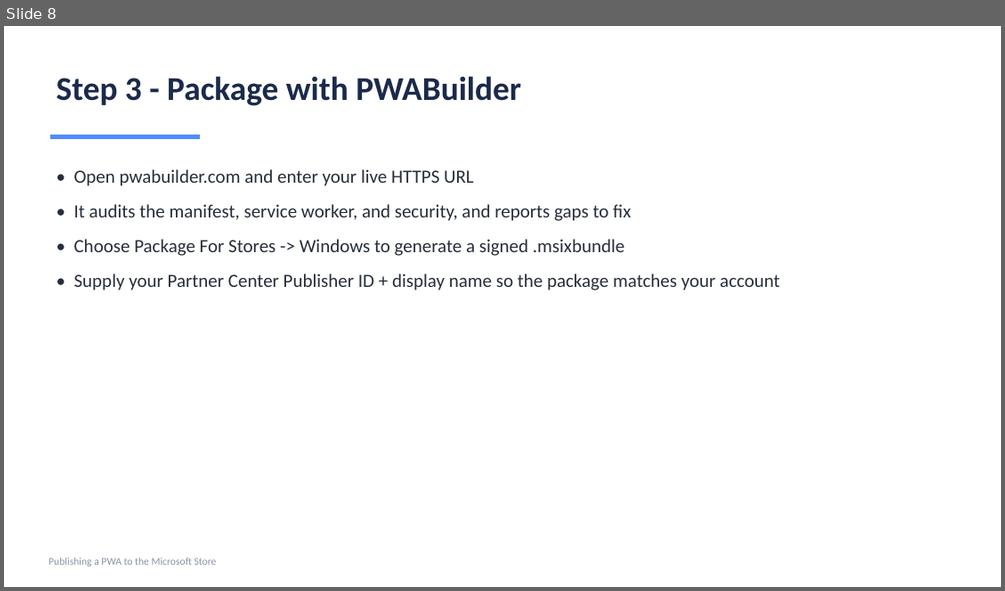
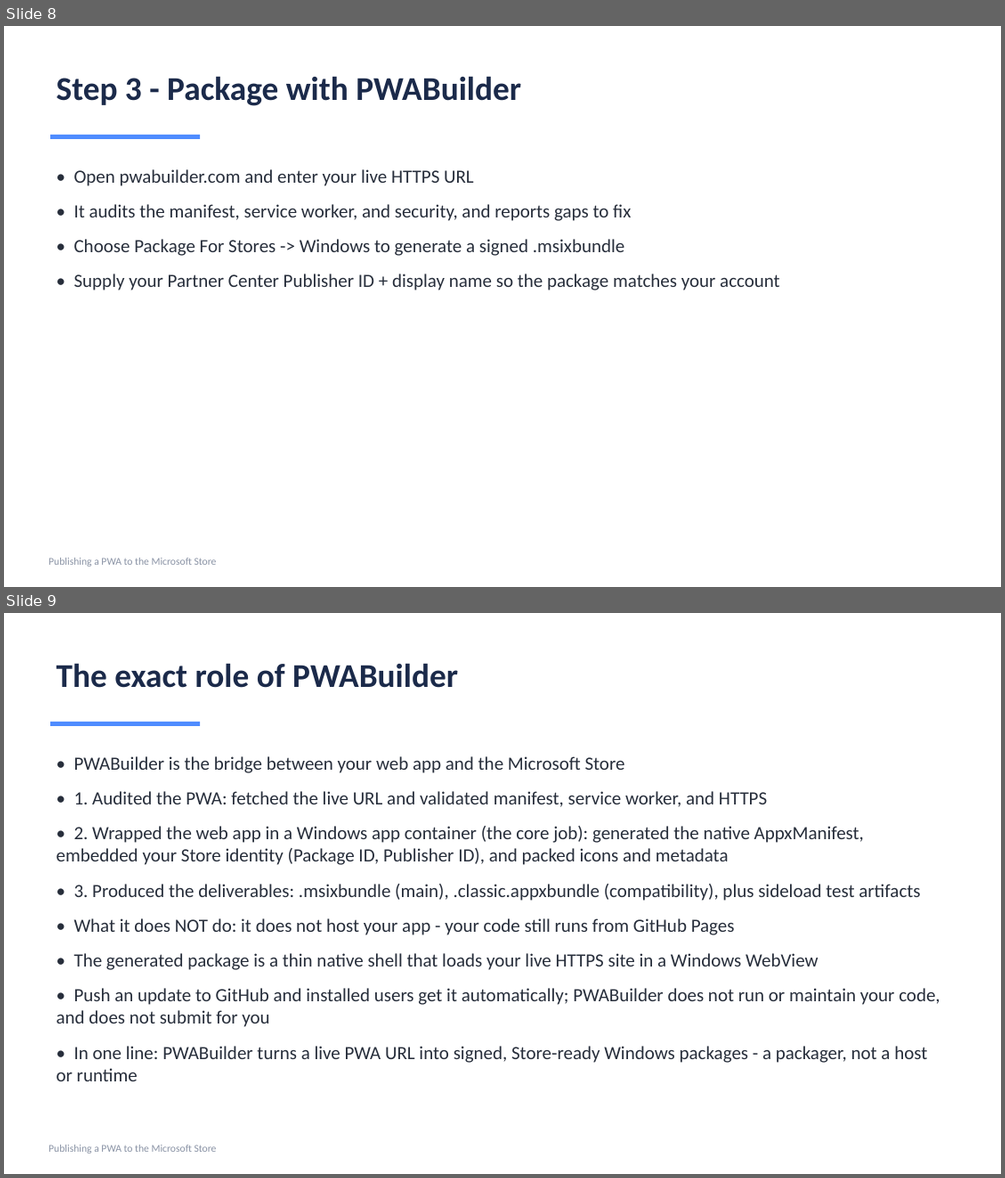
Before and after one commit to vijayatmicrosoft/number-tiles-pwa, a slide deck: Publishing-PWA-to-Microsoft-Store.pptx. Shown one above the other, each under a label of ours: slide 8 before the commit, slides 8 and 9 after it. The pictures are 1005x591 and 1005x1178 pixels, drawn with LibreOffice and Linux fonts; fonts in the diff are those of the drawing. Boxes give left, top, right and bottom in pixels: in the first picture for what was removed or moved away, otherwise in the second. Text is boxed around its words. In the diff, an @@ line names an element or a change of style, - is before the commit and + after.

Commit message:
Add PWABuilder role and pipeline slides

```diff
--- a/Publishing-PWA-to-Microsoft-Store.pptx
+++ b/Publishing-PWA-to-Microsoft-Store.pptx
@@ slide 9 added at <box>4,613,1001,1174</box>, background #FFFFFF @@
@@ text added at <box>57,663,458,688</box>, 32 pt, text #1B2A4A, bold @@
+The exact role of PWABuilder
@@ rectangle added at <box>50,722,200,726</box>, fill #4F8CFF @@
@@ text added at <box>57,756,939,1081</box>, 18 pt, text #272E3B @@
+• PWABuilder is the bridge between your web app and the Microsoft Store
+• 1. Audited the PWA: fetched the live URL and validated manifest, service worker, and HTTPS
+• 2. Wrapped the web app in a Windows app container (the core job): generated the native AppxManifest, embedded your Store identity (Package ID, Publisher ID), and packed icons and metadata
+• 3. Produced the deliverables: .msixbundle (main), .classic.appxbundle (compatibility), plus sideload test artifacts
+• What it does NOT do: it does not host your app - your code still runs from GitHub Pages
+• The generated package is a thin native shell that loads your live HTTPS site in a Windows WebView
+• Push an update to GitHub and installed users get it automatically; PWABuilder does not run or maintain your code, and does not submit for you
+• In one line: PWABuilder turns a live PWA URL into signed, Store-ready Windows packages - a packager, not a host or runtime
@@ text added at <box>48,1144,217,1153</box>, 10 pt, text #8A93A5 @@
+Publishing a PWA to the Microsoft Store
```
Also in this commit, not shown: 1 other slide added, 1 other file.
